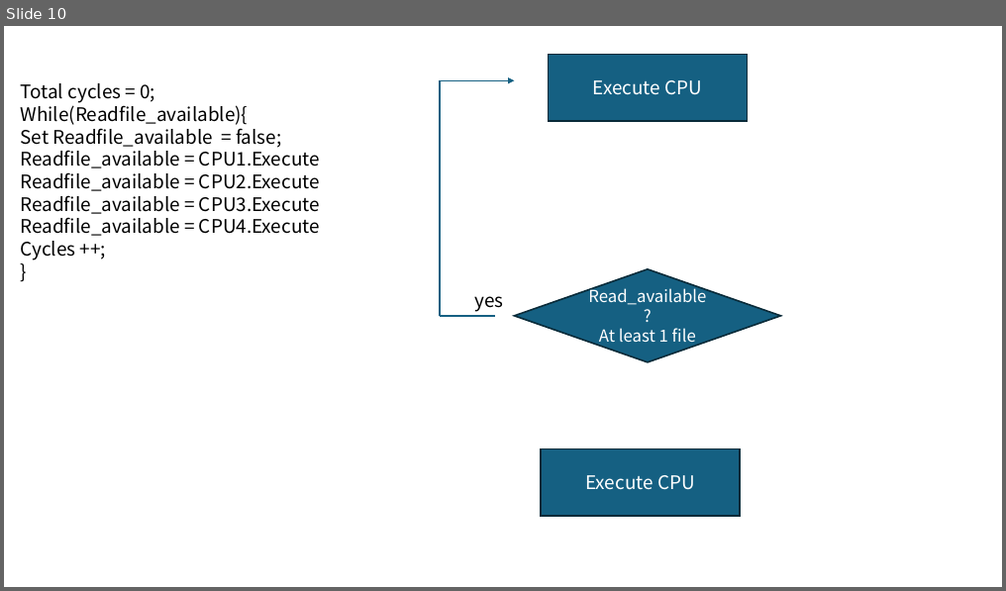
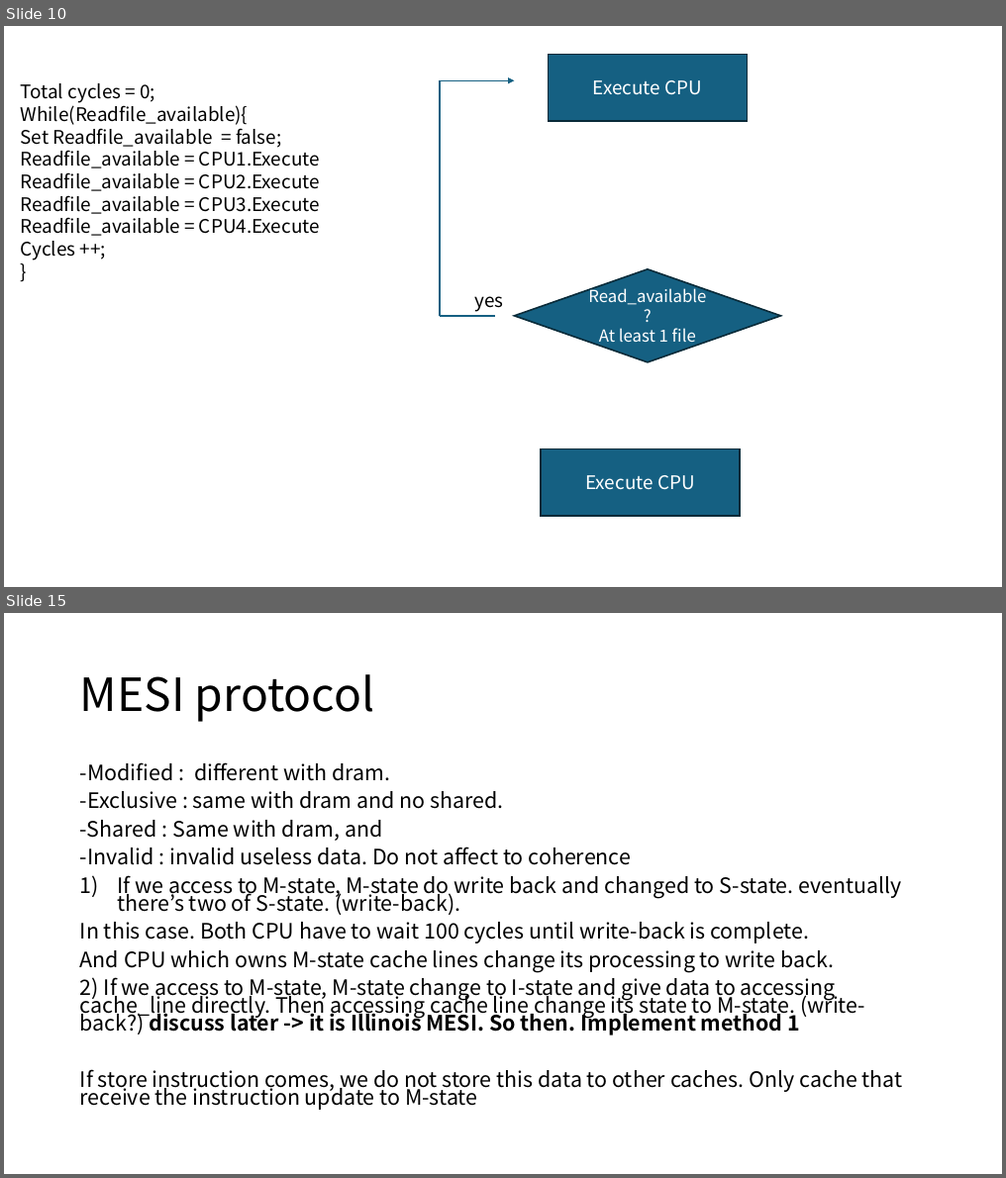
Before and after one commit to GillchLee/CS4223, a slide deck: assignment2/Assignment2.pptx. Shown one above the other, each under a label of ours: slide 10 before the commit, slides 10 and 15 after it; the slides between them are not shown. The pictures are 1006x591 and 1006x1178 pixels, drawn with LibreOffice and Linux fonts; fonts in the diff are those of the drawing. Boxes give left, top, right and bottom in pixels: in the first picture for what was removed or moved away, otherwise in the second. Text is boxed around its words. In the diff, an @@ line names an element or a change of style, - is before the commit and + after.

Commit message:
MESI protocol ( store instruction update)

```diff
--- a/assignment2/Assignment2.pptx
+++ b/assignment2/Assignment2.pptx
@@ slide 15 added at (4, 613, 1002, 1174), background #FFFFFF @@
@@ title added at (80, 674, 375, 722), 44 pt, text #000000 @@
+MESI protocol
@@ text added at (80, 762, 903, 1110), 20.4 pt, text #000000 @@
+-Modified : different with dram.
+-Exclusive : same with dram and no shared.
+-Shared : Same with dram, and
+-Invalid : invalid useless data. Do not affect to coherence
+1) If we access to M-state, M-state do write back and changed to S-state. eventually there’s two of S-state. (write-back).
+In this case. Both CPU have to wait 100 cycles until write-back is complete.
+And CPU which owns M-state cache lines change its processing to write back.
+2) If we access to M-state, M-state change to I-state and give data to accessing cache_line directly. Then accessing cache line change its state to M-state. (write-back?) discuss later -> it is Illinois MESI. So then. Implement method 1
+If store instruction comes, we do not store this data to other caches. Only cache that receive the instruction update to M-state
```
Also in this commit, not shown: 1 slide changed, 8 other slides added, 1 other file.
